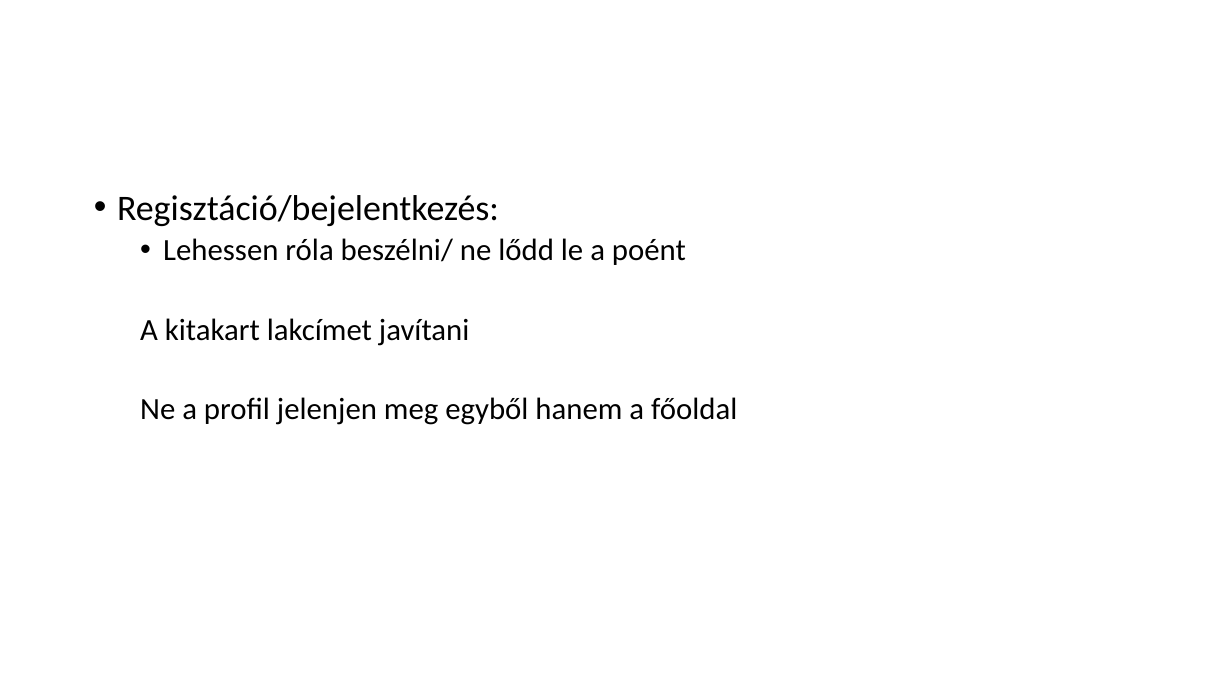
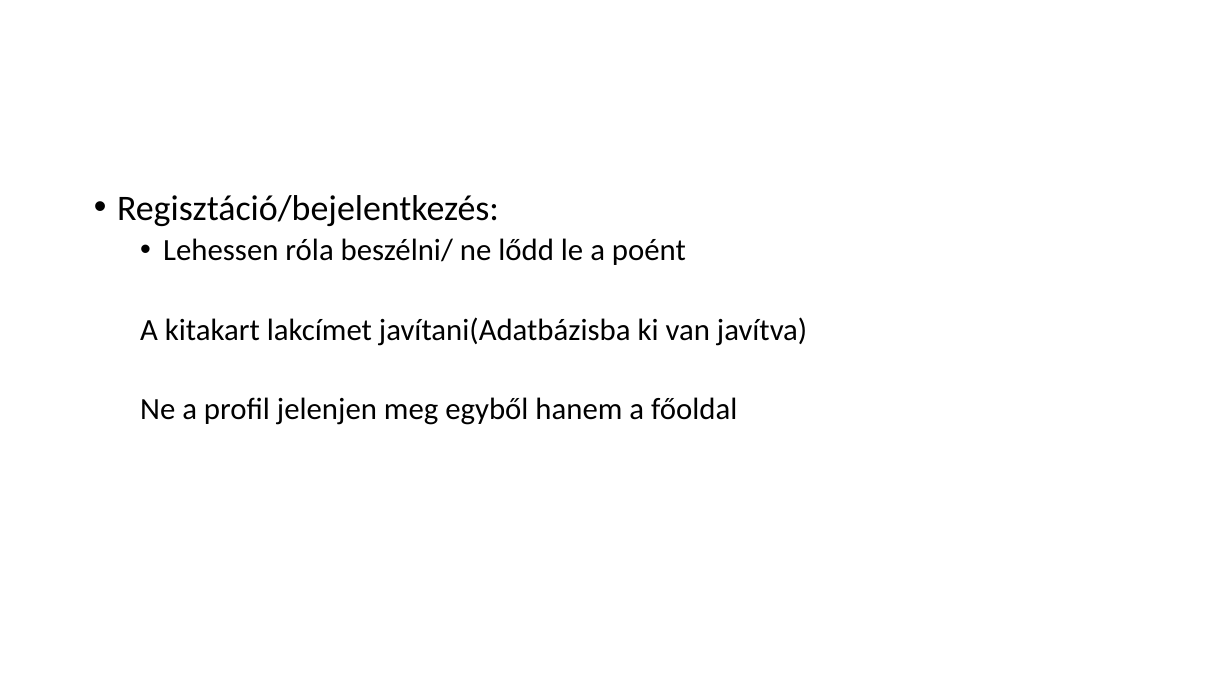
Before and after one commit to Andras-12c/Dozsa-Csarda, a slide deck: slide 2 of DózsaCsárda_PA_FB_PG.pptx. Drawn at 1232x693 pixels with LibreOffice and Linux fonts; fonts in the diff are those of the drawing. Boxes give left, top, right and bottom in pixels: in the first picture for what was removed or moved away, otherwise in the second. Text is boxed around its words. In the diff, an @@ line names an element or a change of style, - is before the commit and + after.

Commit message:
Kicsi változtatás

```diff
--- a/DózsaCsárda_PA_FB_PG.pptx
+++ b/DózsaCsárda_PA_FB_PG.pptx
@@ text at [140, 317, 807, 346]: text changed @@
-  A kitakart lakcímet javítani
+  A kitakart lakcímet javítani(Adatbázisba ki van javítva)
```
